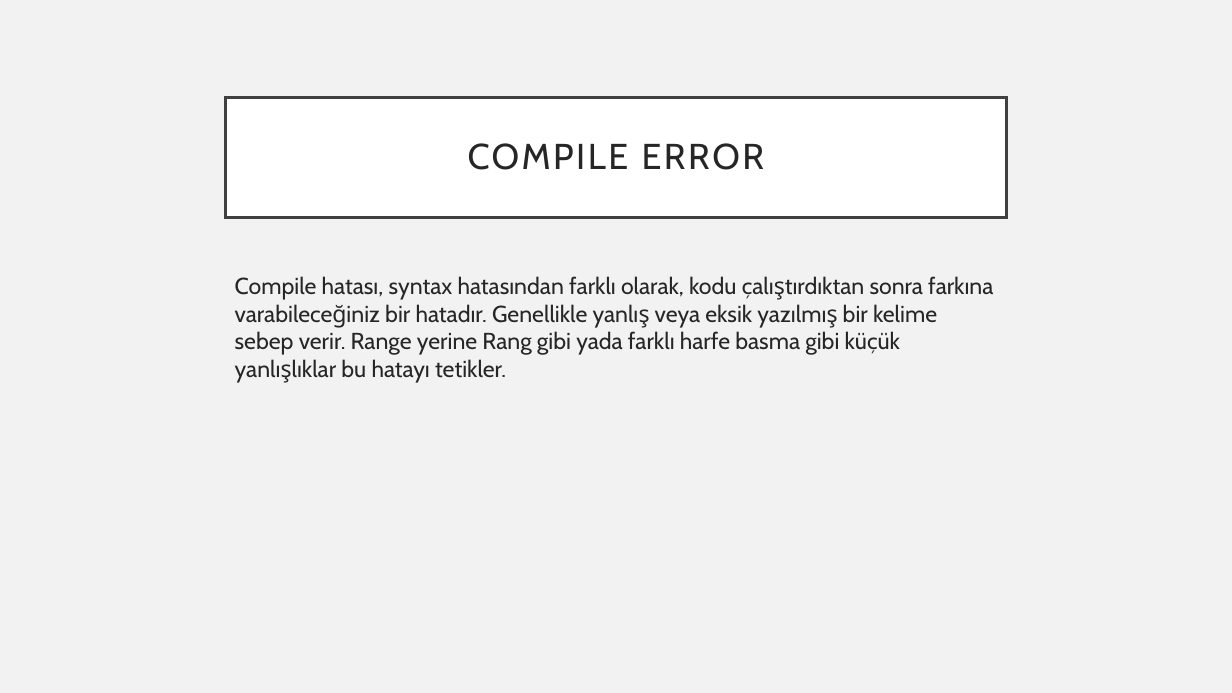
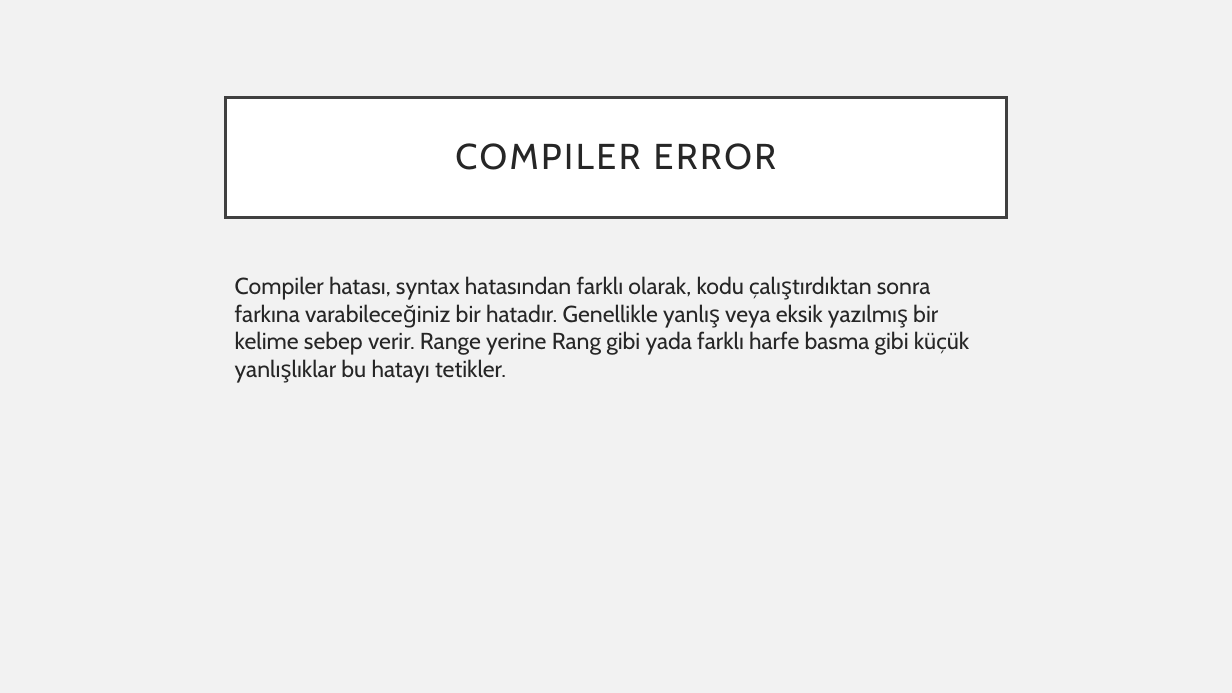
Before and after one commit to 207-Atmosware-Java-Bootcamp/5_hafta_sali_carsamba_odevi-ardakozann, a slide deck: slide 61 of Turkcell_bootcamp_ArdaKozan.pptx. Drawn at 1232x693 pixels with LibreOffice and Linux fonts; fonts in the diff are those of the drawing. Boxes give left, top, right and bottom in pixels: in the first picture for what was removed or moved away, otherwise in the second. Text is boxed around its words. In the diff, an @@ line names an element or a change of style, - is before the commit and + after.

```diff
--- a/Turkcell_bootcamp_ArdaKozan.pptx
+++ b/Turkcell_bootcamp_ArdaKozan.pptx
@@ title at (455,143,777,170): text changed @@
-COMPILE ERROR
+COMPILER ERROR
@@ text at (235,276,969,383): text changed @@
-Compile hatası, syntax hatasından farklı olarak, kodu çalıştırdıktan sonra farkına varabileceğiniz bir hatadır. Genellikle yanlış veya eksik yazılmış bir kelime sebep verir. Range yerine Rang gibi yada farklı harfe basma gibi küçük yanlışlıklar bu hatayı tetikler.
+Compiler hatası, syntax hatasından farklı olarak, kodu çalıştırdıktan sonra farkına varabileceğiniz bir hatadır. Genellikle yanlış veya eksik yazılmış bir kelime sebep verir. Range yerine Rang gibi yada farklı harfe basma gibi küçük yanlışlıklar bu hatayı tetikler.
```
Also in this commit, not shown: 1 other slide changed, 4 slides added, 2 other files.
